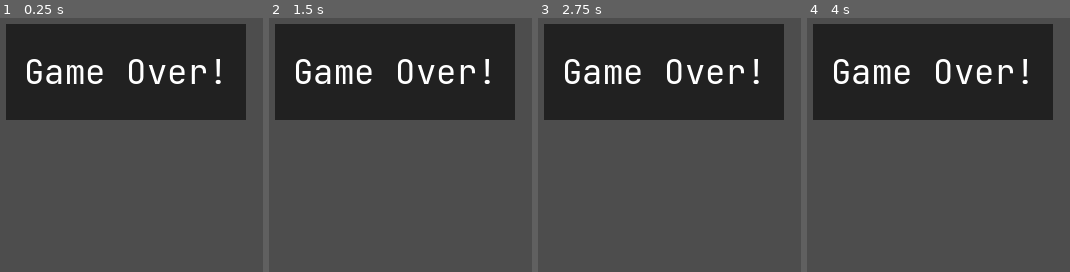
Above: before the commit, frames 1-4 (left to right).
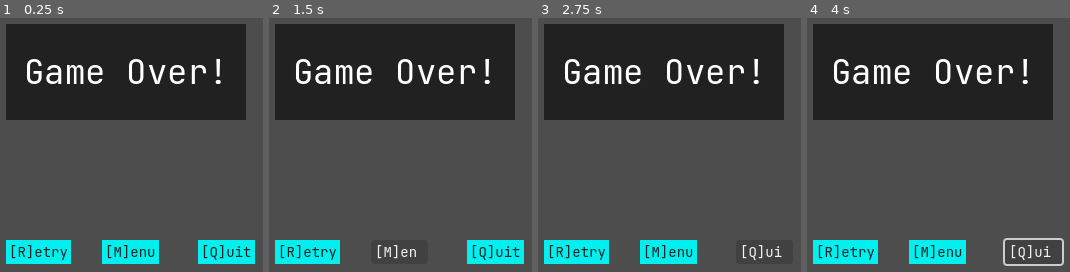
Above: after the commit, the same moments.

Repository: clone-tris/godotris
Game: Godot game, scene res://src/screens/over/Over.tscn
Same seed, same stepped clock (60 frames per second), same inputs: the game is played once before the commit and once after it. This scene is started directly instead of the project's main scene.
Inputs (mouse positions are in pixels of both pictures, inside the frame that each line leads up to):
- Up to frame 1 (0.25 s): no input
- Up to frame 2 (1.5 s): click (308, 251) at 0.5 s, where only the run after the commit has a clickable "[R]etry"; click (400, 251) at 1.25 s, where only the run after the commit has a clickable "[M]enu"
- Up to frame 3 (2.75 s): click (764, 251) at 2 s, where only the run after the commit has a clickable "[Q]uit"
- Up to frame 4 (4 s): tap Enter at 2.75 s; hold Right (MoveRight) 2.78-3.53 s; hold Up (Rotate) 2.78-3.53 s; tap R (Restart) at 3.5 s; hold S (MoveDown) from 3.53 s (still down); tap Up (Rotate) at 3.6 s

The runs differ from the first frame. In frame 1, 6.4% of the frame differs, in the area x 2-97%, y 87-97%; in frame 2, 4.6%; in frame 3, 4.6%; in frame 4, 5.1%.

Commit message:
made buttons

Diff:
--- /dev/null
+++ b/button.tres
@@ -0,0 +1,6 @@
+[gd_resource type="StyleBoxFlat" format=3 uid="uid://c7ehrvc6hpusj"]
+
+[resource]
+content_margin_left = 3.0
+content_margin_right = 3.0
+bg_color = Color(0, 0.9411765, 0.9411765, 1)
--- /dev/null
+++ b/src/Button.tscn
@@ -0,0 +1,12 @@
+[gd_scene format=3 uid="uid://c5mwi0461phhh"]
+
+[ext_resource type="StyleBox" uid="uid://c7ehrvc6hpusj" path="res://button.tres" id="1_5qq1x"]
+[ext_resource type="FontFile" uid="uid://ic4h61ynry6m" path="res://jetbrainsmono.ttf" id="1_ds3pt"]
+
+[node name="Button" type="Button" unique_id=1621654951]
+offset_right = 8.0
+offset_bottom = 24.0
+theme_override_colors/font_color = Color(0.12941177, 0.12941177, 0.12941177, 1)
+theme_override_fonts/font = ExtResource("1_ds3pt")
+theme_override_font_sizes/font_size = 14
+theme_override_styles/normal = ExtResource("1_5qq1x")
--- a/src/screens/game/Game.gd
+++ b/src/screens/game/Game.gd
@@ -145,7 +145,8 @@
 
 func _input(event: InputEvent) -> void:
   if event.is_action_pressed("Quit", true):
-    commandQueue.append(Command.CLOSE)
+    state = State.GAME_OVER
+    # commandQueue.append(Command.CLOSE)
   if event.is_action_pressed("Restart", true):
     commandQueue.append(Command.RESTART)
 
--- a/src/screens/over/Over.gd
+++ b/src/screens/over/Over.gd
@@ -4,8 +4,3 @@
 # Called when the node enters the scene tree for the first time.
 func _ready() -> void:
 	pass # Replace with function body.
-
-
-# Called every frame. 'delta' is the elapsed time since the previous frame.
-func _process(delta: float) -> void:
-	pass
--- a/src/screens/over/Over.tscn
+++ b/src/screens/over/Over.tscn
@@ -1,6 +1,7 @@
 [gd_scene format=3 uid="uid://dlyhfglnlkpci"]
 
 [ext_resource type="FontFile" uid="uid://ic4h61ynry6m" path="res://jetbrainsmono.ttf" id="1_ctxun"]
+[ext_resource type="PackedScene" uid="uid://c5mwi0461phhh" path="res://src/Button.tscn" id="3_qtjk6"]
 
 [node name="Control" type="Control" unique_id=2115216040]
 layout_mode = 3
@@ -35,3 +36,27 @@
 theme_override_fonts/font = ExtResource("1_ctxun")
 theme_override_font_sizes/font_size = 34
 text = "Game Over!"
+
+[node name="Button4" parent="." unique_id=1621654951 instance=ExtResource("3_qtjk6")]
+layout_mode = 0
+offset_left = 72.0
+offset_top = 408.0
+offset_right = 137.0
+offset_bottom = 432.0
+text = "[R]etry"
+
+[node name="Button" parent="." unique_id=398428924 instance=ExtResource("3_qtjk6")]
+layout_mode = 0
+offset_left = 168.0
+offset_top = 408.0
+offset_right = 225.0
+offset_bottom = 432.0
+text = "[M]enu"
+
+[node name="Button2" parent="." unique_id=1618420792 instance=ExtResource("3_qtjk6")]
+layout_mode = 0
+offset_left = 264.0
+offset_top = 408.0
+offset_right = 321.0
+offset_bottom = 432.0
+text = "[Q]uit"
